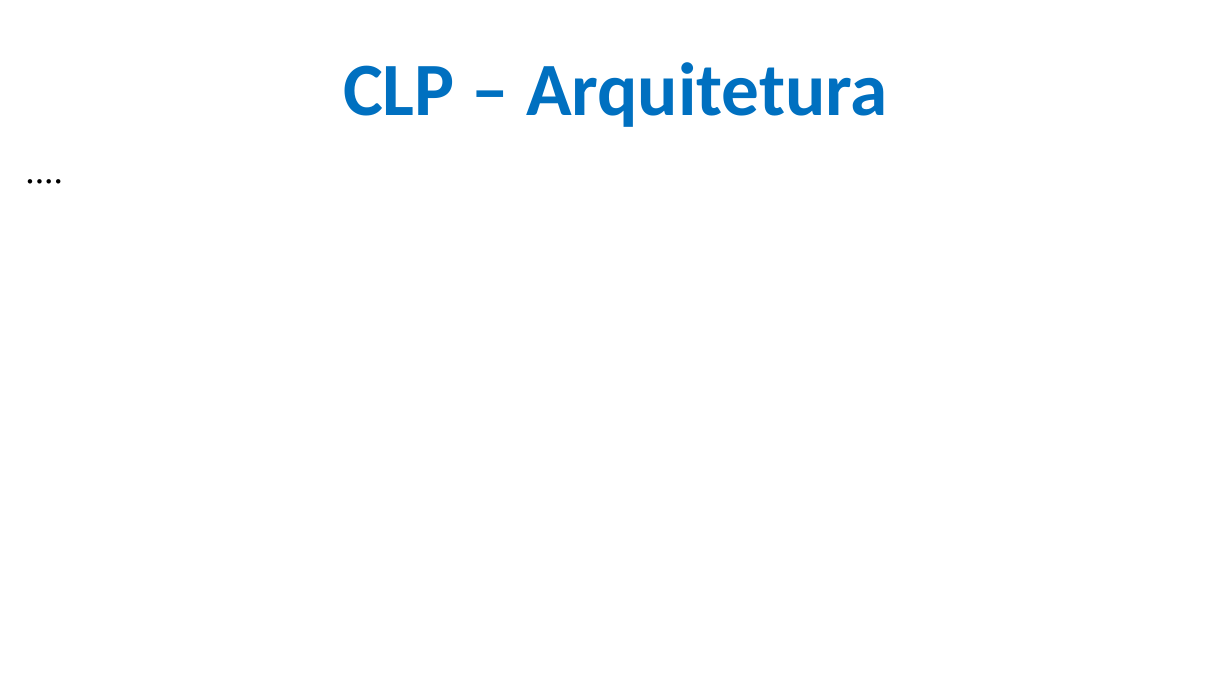
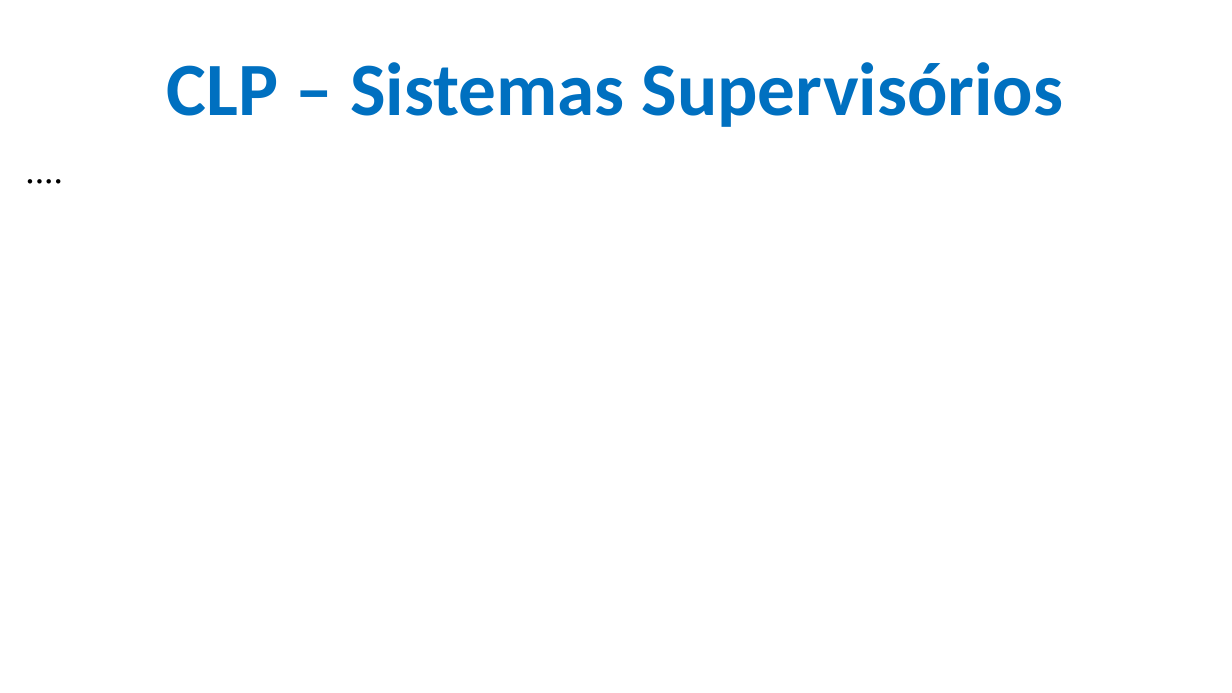
Before and after one commit to CloudEducationBrazil/WydenUniRuyControladoresLogicosProgCLP, a slide deck: slide 3 of 01 Classes/Aula8 - CLP - Sistemas Supervisórios.pptx. Drawn at 1232x693 pixels with LibreOffice and Linux fonts; fonts in the diff are those of the drawing; background and template pictures are left out. Boxes give left, top, right and bottom in pixels: in the first picture for what was removed or moved away, otherwise in the second. Text is boxed around its words. In the diff, an @@ line names an element or a change of style, - is before the commit and + after.

```diff
--- a/01 Classes/Aula8 - CLP - Sistemas Supervisórios.pptx
+++ b/01 Classes/Aula8 - CLP - Sistemas Supervisórios.pptx
@@ title at [167, 62, 1063, 127]: text changed @@
-CLP – Arquitetura
+CLP – Sistemas Supervisórios
```
Also in this commit, not shown: 2 other slides changed, 6 other files.
